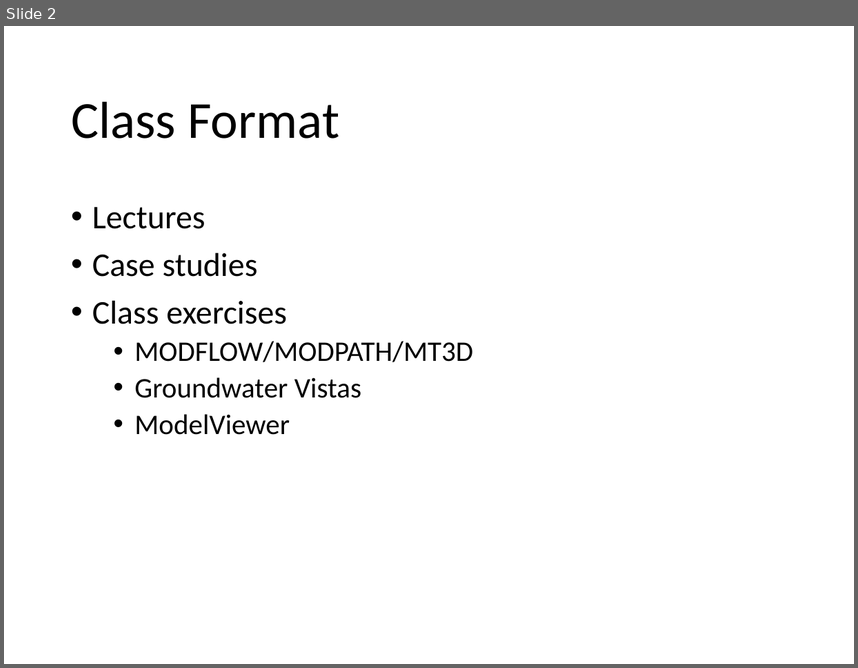
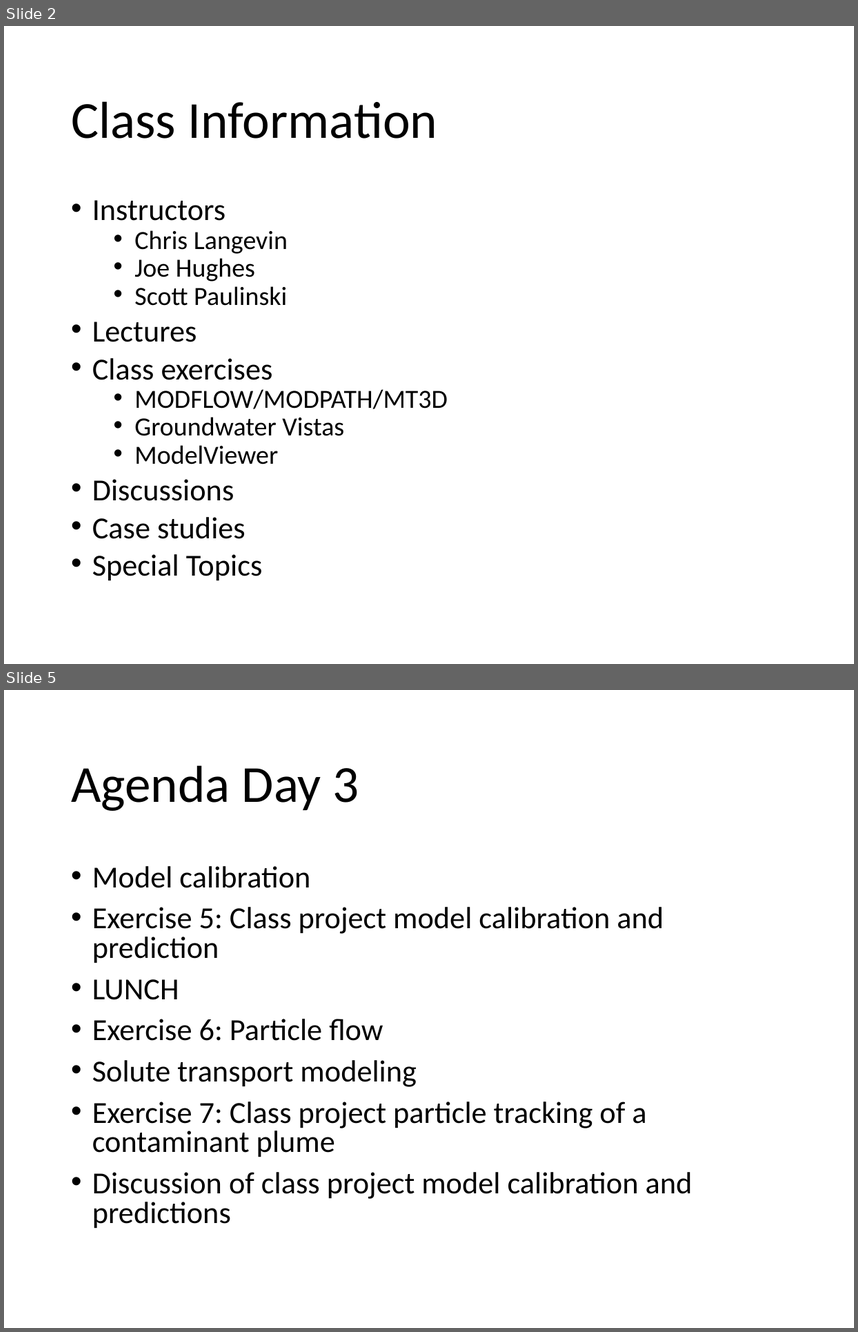
Before and after one commit to behroozetebari/navy2018_classrepo, a slide deck: presentations/Lecture00_Class_Introduction.pptx. Shown one above the other, each under a label of ours: slide 2 before the commit, slides 2 and 5 after it; the slides between them are not shown. The pictures are 858x668 and 858x1332 pixels, drawn with LibreOffice and Linux fonts; fonts in the diff are those of the drawing. Boxes give left, top, right and bottom in pixels: in the first picture for what was removed or moved away, otherwise in the second. Text is boxed around its words. In the diff, an @@ line names an element or a change of style, - is before the commit and + after.

Commit message:
Updated the class introduction presentation

```diff
--- a/presentations/Lecture00_Class_Introduction.pptx
+++ b/presentations/Lecture00_Class_Introduction.pptx
@@ slide 5 added at <box>4,690,854,1328</box>, background #FFFFFF @@
@@ title added at <box>71,765,359,811</box>, 44 pt, text #000000 @@
+Agenda Day 3
@@ text added at <box>92,866,693,1228</box>, 25.9 pt, text #000000 @@
+• Model calibration
+• Exercise 5: Class project model calibration and prediction
+• LUNCH
+• Exercise 6: Particle flow
+• Solute transport modeling
+• Exercise 7: Class project particle tracking of a contaminant plume
+• Discussion of class project model calibration and predictions
@@ slide 2 changed as well @@
@@ title at <box>71,101,437,138</box>: text changed @@
-Class Format
+Class Information
@@ text at <box>92,200,288,305</box>: paragraphs added @@
+• Instructors
+  • Chris Langevin
+  • Joe Hughes
+  • Scott Paulinski
@@ text at <box>92,252,258,276</box>: paragraph removed @@
-• Case studies
@@ text at <box>92,321,448,464</box>: size 28 to 25.9 pt in "Lectures", "Class exercises"; size 24 to 22.2 pt in "MODFLOW/MODPATH/MT3D", "Groundwater Vistas", "ModelViewer"; line spacing 0.9 to 0.7 @@
@@ text at <box>92,479,263,580</box>: paragraphs added @@
+• Discussions
+• Case studies
+• Special Topics
```
Also in this commit, not shown: 1 other slide changed, 5 other slides added, 2 slides removed.
